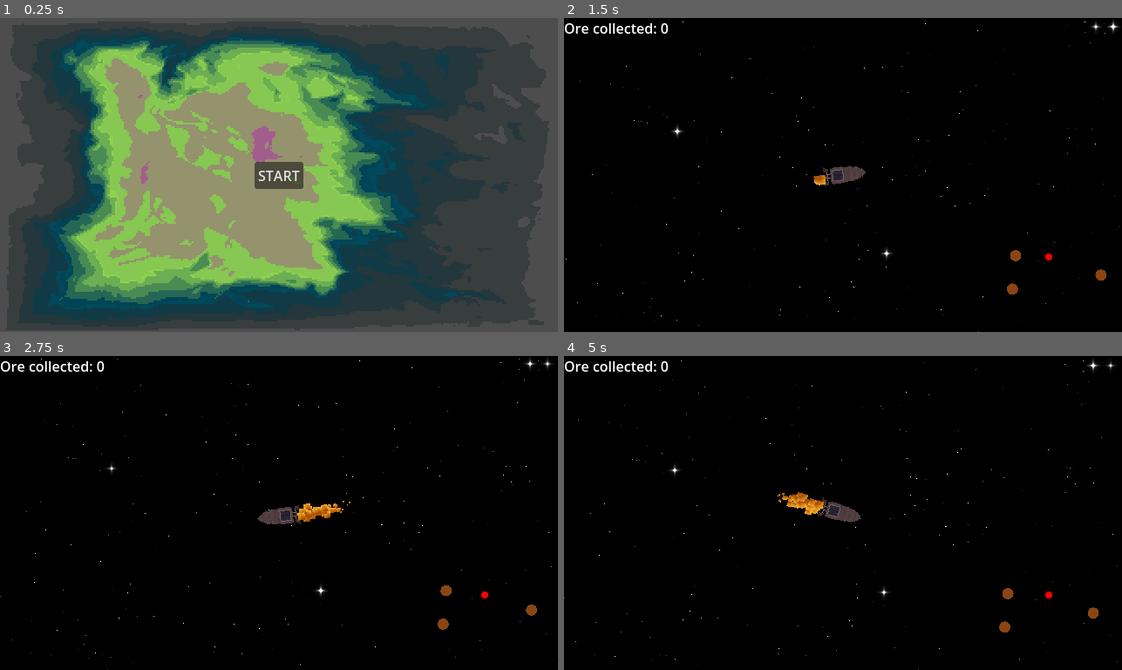
Above: before the commit, frames 1-4 (two rows, left to right).
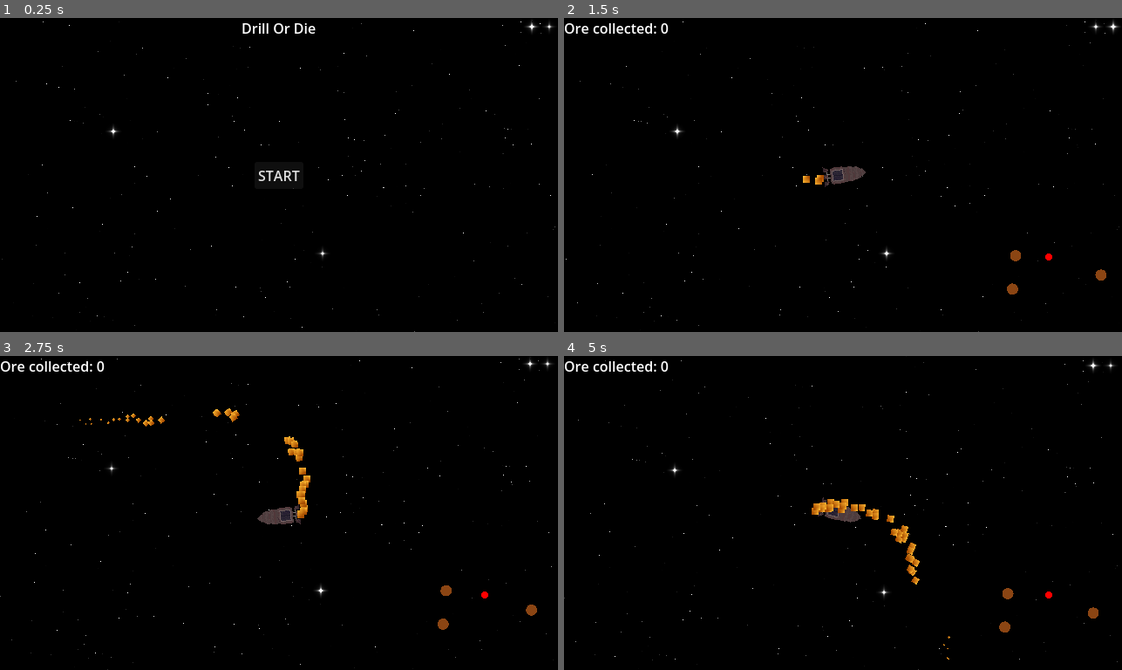
Above: after the commit, the same moments.

Repository: liamhendricks/godot-wild-jam-93
Game: Godot game, scene res://ui/StartMenu.tscn
Same seed, same stepped clock (60 frames per second), same inputs: the game is played once before the commit and once after it.
Inputs (mouse positions are in pixels of both pictures, inside the frame that each line leads up to):
- Up to frame 1 (0.25 s): no input
- Up to frame 2 (1.5 s): click "START" at 0.5 s; move the mouse to (965, 159) at 1.27 s; hold D (right) from 1.28 s (still down); tap F (drill_transition) at 1.35 s
- Up to frame 3 (2.75 s): move the mouse to (167, 528) at 2.02 s; release D (right) at 2.03 s; hold S (down) from 2.03 s (still down); tap Space (drilling) at 2.1 s
- Up to frame 4 (5 s): move the mouse to (898, 443) at 2.77 s; release S (down) at 2.78 s; hold D (right) 2.78-3.53 s; tap G (hull_transition) at 2.85 s; move the mouse to (815, 575) at 3.52 s; hold W (up) 3.53-4.28 s; tap F (drill_transition) at 3.6 s; move the mouse to (1010, 560) at 4.27 s; hold A (left) from 4.28 s (still down); tap Space (drilling) at 4.35 s

The runs differ from the first frame. In frame 1, 100% of the frame differs, in the area x 0-100%, y 0-100%; in frame 2, less than 0.1%; in frame 3, 0.8%; in frame 4, 0.9%.

Commit message:
audio stuff

Diff:
--- a/godot-wild-jam-93/autoload/AudioManager.gd
+++ b/godot-wild-jam-93/autoload/AudioManager.gd
@@ -11,6 +11,8 @@
 	"engine1": load("res://assets/audio/engine1.wav"),
 	"drill1": load("res://assets/audio/drill1.wav"),
 	"explosion1": load("res://assets/audio/explosion1.wav"),
+	"explosion2": load("res://assets/audio/explosion2.wav"),
+	"noise1": load("res://assets/audio/noise1.wav")
 }
 
 func _ready() -> void:
@@ -26,6 +28,7 @@
 	players.append(audio_stream_player2)
 	SignalBus.resource_gathered.connect(_on_resource_gathered)
 	SignalBus.asteroid_split.connect(_on_asteroid_split)
+	SignalBus.game_start.connect(_on_game_start)
 
 func play_audio(key : String, i : int = 0) -> void:
 	if key not in audio || i >= len(players):
@@ -61,3 +64,8 @@
 	audio_stream_player_ui.stop()
 	audio_stream_player_ui.stream = audio["explosion1"]
 	audio_stream_player_ui.play()
+
+func _on_game_start() -> void:
+	audio_stream_player_ui.stop()
+	audio_stream_player_ui.stream = audio["noise1"]
+	audio_stream_player_ui.play()
--- a/godot-wild-jam-93/autoload/SignalBus.gd
+++ b/godot-wild-jam-93/autoload/SignalBus.gd
@@ -5,4 +5,5 @@
 signal state_transition(from: State, to: State)
 signal asteroid_split(at: Vector2)
 signal bounty_delivered(data: ResourceData)
-signal resource_gathered(data: ResourceData);
+signal resource_gathered(data: ResourceData)
+signal game_start()
--- a/godot-wild-jam-93/components/MovementComponent.gd
+++ b/godot-wild-jam-93/components/MovementComponent.gd
@@ -23,7 +23,6 @@
 		body_to_move.velocity = body_to_move.velocity.move_toward(velocity, delta * acceleration)
 		AudioManager.play_audio("engine1", 1)
 
-	print(body_to_move.velocity)
 	body_to_move.move_and_slide()
 
 func _process(_delta: float) -> void:
--- a/godot-wild-jam-93/effects/SpaceBackground.gd
+++ b/godot-wild-jam-93/effects/SpaceBackground.gd
@@ -6,10 +6,16 @@
 var scroll_offset : Vector2
 var player : Player
 
+func _ready() -> void:
+	pass
+
 func init(_player : Player) -> void:
 	player = _player
 
 func _process(delta: float) -> void:
+	if player == null:
+		return
+
 	material.set_shader_parameter(
 		"mouse",
 		player.position * 0.0001
--- /dev/null
+++ b/godot-wild-jam-93/effects/Thrusters.tscn
@@ -0,0 +1,34 @@
+[gd_scene format=3 uid="uid://c266oshurn8bm"]
+
+[sub_resource type="Gradient" id="Gradient_l1ths"]
+colors = PackedColorArray(0.6509804, 0.29411766, 0, 1, 1, 0.72156864, 0.19607843, 1)
+
+[sub_resource type="FastNoiseLite" id="FastNoiseLite_a1f57"]
+
+[sub_resource type="NoiseTexture2D" id="NoiseTexture2D_25mxy"]
+width = 8
+height = 8
+noise = SubResource("FastNoiseLite_a1f57")
+color_ramp = SubResource("Gradient_l1ths")
+
+[sub_resource type="Curve" id="Curve_l1ths"]
+_data = [Vector2(0, 1), 0.0, 0.0, 0, 0, Vector2(0.6226054, 0.9352313), 0.0, 0.0, 0, 0, Vector2(0.98850584, 0.19964415), 0.0, 0.0, 0, 0]
+point_count = 3
+
+[sub_resource type="CurveTexture" id="CurveTexture_a1f57"]
+curve = SubResource("Curve_l1ths")
+
+[sub_resource type="ParticleProcessMaterial" id="ParticleProcessMaterial_l1ths"]
+particle_flag_align_y = true
+particle_flag_disable_z = true
+emission_shape = 1
+emission_sphere_radius = 8.0
+gravity = Vector3(-98, 0, 0)
+scale_curve = SubResource("CurveTexture_a1f57")
+
+[node name="Thrusters" type="GPUParticles2D" unique_id=1873001255]
+emitting = false
+amount = 50
+texture = SubResource("NoiseTexture2D_25mxy")
+explosiveness = 0.2
+process_material = SubResource("ParticleProcessMaterial_l1ths")
--- a/godot-wild-jam-93/entities/Player.gd
+++ b/godot-wild-jam-93/entities/Player.gd
@@ -11,7 +11,7 @@
 @onready var left_spawn : Node2D = $LeftSpawn
 @onready var right_spawn : Node2D = $RightSpawn
 @onready var animation : AnimatedSprite2D = $AnimatedSprite2D
-@onready var thrusters : GPUParticles2D = $GPUParticles2D
+@onready var thrusters : GPUParticles2D = $Thrusters
 
 func _process(_delta: float) -> void:
 	if movement_component.dir == Vector2.ZERO:
@@ -23,3 +23,6 @@
 	velocity_ratio = clamp(velocity_ratio, 0.0, 1.0)
 
 	thrusters.amount_ratio = velocity_ratio
+	if velocity.length() > 5.0:
+		var v := -velocity.normalized() * movement_component.speed
+		thrusters.process_material.gravity = Vector3(v.x, v.y, 0.0)
--- a/godot-wild-jam-93/entities/Player.tscn
+++ b/godot-wild-jam-93/entities/Player.tscn
@@ -5,6 +5,7 @@
 [ext_resource type="Texture2D" uid="uid://d1m8652gvjxjq" path="res://assets/itsdrillingtime!!.png" id="3_lw5ub"]
 [ext_resource type="Script" uid="uid://blwa58xt0tpgl" path="res://components/ResourceCollectionComponent.gd" id="4_ks8m5"]
 [ext_resource type="Script" uid="uid://dm3gvkxf02jyf" path="res://components/InventoryComponent.gd" id="5_l1ths"]
+[ext_resource type="PackedScene" uid="uid://c266oshurn8bm" path="res://effects/Thrusters.tscn" id="6_a1f57"]
 
 [sub_resource type="CircleShape2D" id="CircleShape2D_1bvp3"]
 radius = 8.0
@@ -123,31 +124,6 @@
 "speed": 5.0
 }]
 
-[sub_resource type="Gradient" id="Gradient_l1ths"]
-colors = PackedColorArray(0.6509804, 0.29411766, 0, 1, 1, 0.72156864, 0.19607843, 1)
-
-[sub_resource type="FastNoiseLite" id="FastNoiseLite_a1f57"]
-
-[sub_resource type="NoiseTexture2D" id="NoiseTexture2D_25mxy"]
-width = 8
-height = 8
-noise = SubResource("FastNoiseLite_a1f57")
-color_ramp = SubResource("Gradient_l1ths")
-
-[sub_resource type="Curve" id="Curve_l1ths"]
-_data = [Vector2(0, 1), 0.0, 0.0, 0, 0, Vector2(0.6226054, 0.9352313), 0.0, 0.0, 0, 0, Vector2(0.98850584, 0.19964415), 0.0, 0.0, 0, 0]
-point_count = 3
-
-[sub_resource type="CurveTexture" id="CurveTexture_a1f57"]
-curve = SubResource("Curve_l1ths")
-
-[sub_resource type="ParticleProcessMaterial" id="ParticleProcessMaterial_l1ths"]
-particle_flag_disable_z = true
-emission_shape = 1
-emission_sphere_radius = 8.0
-gravity = Vector3(-98, 0, 0)
-scale_curve = SubResource("CurveTexture_a1f57")
-
 [node name="Player" type="CharacterBody2D" unique_id=541402811 node_paths=PackedStringArray("movement_component", "resource_collection_component", "inventory_component")]
 collision_layer = 5
 collision_mask = 2
@@ -167,7 +143,7 @@
 metadata/_custom_type_script = "uid://be36p4yydhbkw"
 
 [node name="RayCast2D" type="RayCast2D" parent="." unique_id=589373858]
-target_position = Vector2(32, 0)
+target_position = Vector2(25, 0)
 collision_mask = 2
 
 [node name="RightSpawn" type="Node2D" parent="." unique_id=1939218637]
@@ -187,10 +163,5 @@
 [node name="InventoryComponent" type="Node" parent="." unique_id=1505962301]
 script = ExtResource("5_l1ths")
 
-[node name="GPUParticles2D" type="GPUParticles2D" parent="." unique_id=2074194369]
+[node name="Thrusters" parent="." unique_id=1873001255 instance=ExtResource("6_a1f57")]
 position = Vector2(-28, 0)
-emitting = false
-amount = 50
-texture = SubResource("NoiseTexture2D_25mxy")
-local_coords = true
-process_material = SubResource("ParticleProcessMaterial_l1ths")
--- a/godot-wild-jam-93/ui/StartMenu.gd
+++ b/godot-wild-jam-93/ui/StartMenu.gd
@@ -1,9 +1,13 @@
 extends Control
+
+@onready var background = $SpaceBackground
 
 var game_scene : PackedScene
 
 func _ready() -> void:
 	game_scene = load("res://main.tscn")
+	background.size = get_viewport_rect().size * 1.5
 
 func _on_start_button_pressed() -> void:
+	SignalBus.game_start.emit()
 	get_tree().change_scene_to_packed(game_scene)
--- a/godot-wild-jam-93/ui/StartMenu.tscn
+++ b/godot-wild-jam-93/ui/StartMenu.tscn
@@ -1,22 +1,7 @@
 [gd_scene format=3 uid="uid://c1wvama24q5q6"]
 
-[ext_resource type="Shader" uid="uid://b777hsfdqhf2n" path="res://ui/menu_background.gdshader" id="1_bx376"]
+[ext_resource type="PackedScene" uid="uid://bspesketaayad" path="res://effects/SpaceBackground.tscn" id="2_g1ph5"]
 [ext_resource type="Script" uid="uid://bwk31iuwdr4jv" path="res://ui/StartMenu.gd" id="2_xrvln"]
-
-[sub_resource type="ShaderMaterial" id="ShaderMaterial_xrvln"]
-shader = ExtResource("1_bx376")
-shader_parameter/speed = 0.1
-shader_parameter/pixelation = 2.0
-shader_parameter/zoom = 2.0
-shader_parameter/gradient_pixelation = 0.26800001273
-shader_parameter/background_threshold = 0.0
-shader_parameter/color_low_threshold = 0.24
-shader_parameter/color_mid_threshold = 0.3750000178125
-shader_parameter/color_low = Color(0.0050574588, 0.26777545, 0.33554566, 1)
-shader_parameter/color_mid = Color(0.5261149, 0.7828742, 0.3186519, 1)
-shader_parameter/color_high = Color(0.73770404, 0.0004603225, 0.74714935, 1)
-
-[sub_resource type="CanvasTexture" id="CanvasTexture_xrvln"]
 
 [node name="StartMenu" type="Control" unique_id=1369330958]
 z_index = 1
@@ -44,15 +29,19 @@
 grow_vertical = 2
 text = "START"
 
-[node name="TextureRect" type="TextureRect" parent="." unique_id=1799855135]
-material = SubResource("ShaderMaterial_xrvln")
+[node name="SpaceBackground" parent="." unique_id=1323940814 instance=ExtResource("2_g1ph5")]
+layout_mode = 0
+anchors_preset = 0
+
+[node name="Label" type="Label" parent="." unique_id=455076406]
 layout_mode = 1
-anchors_preset = 15
-anchor_right = 1.0
-anchor_bottom = 1.0
+anchors_preset = 5
+anchor_left = 0.5
+anchor_right = 0.5
+offset_left = -20.0
+offset_right = 20.0
+offset_bottom = 23.0
 grow_horizontal = 2
-grow_vertical = 2
-mouse_filter = 2
-texture = SubResource("CanvasTexture_xrvln")
+text = "Drill Or Die"
 
 [connection signal="pressed" from="Button" to="." method="_on_start_button_pressed"]
Not shown, added: godot-wild-jam-93/assets/audio/explosion2.wav.import
Not shown, added: godot-wild-jam-93/assets/audio/noise1.wav.import
Not shown, added: godot-wild-jam-93/assets/audio/explosion2.wav
Not shown, added: godot-wild-jam-93/assets/audio/noise1.wav
